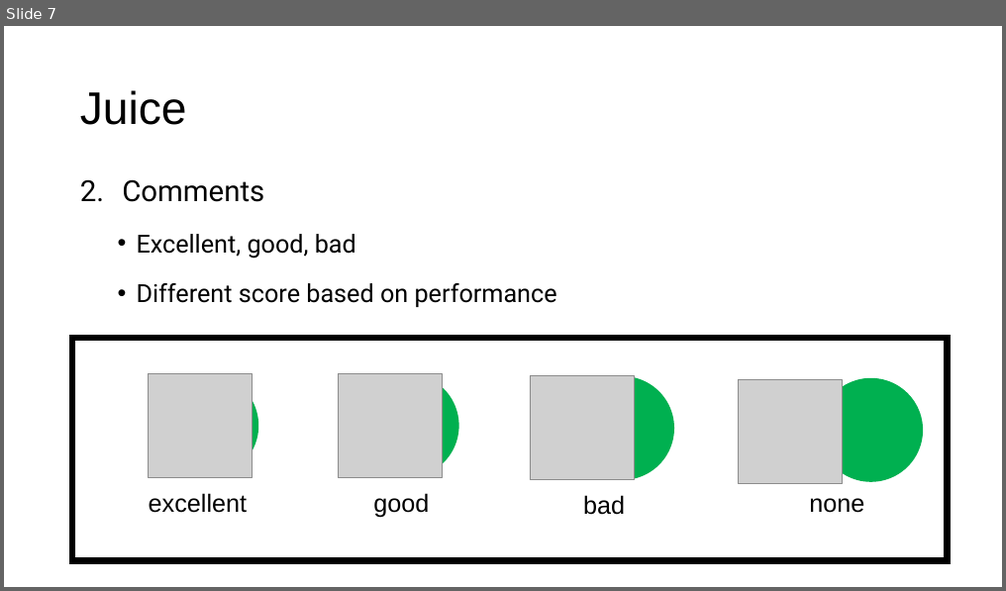
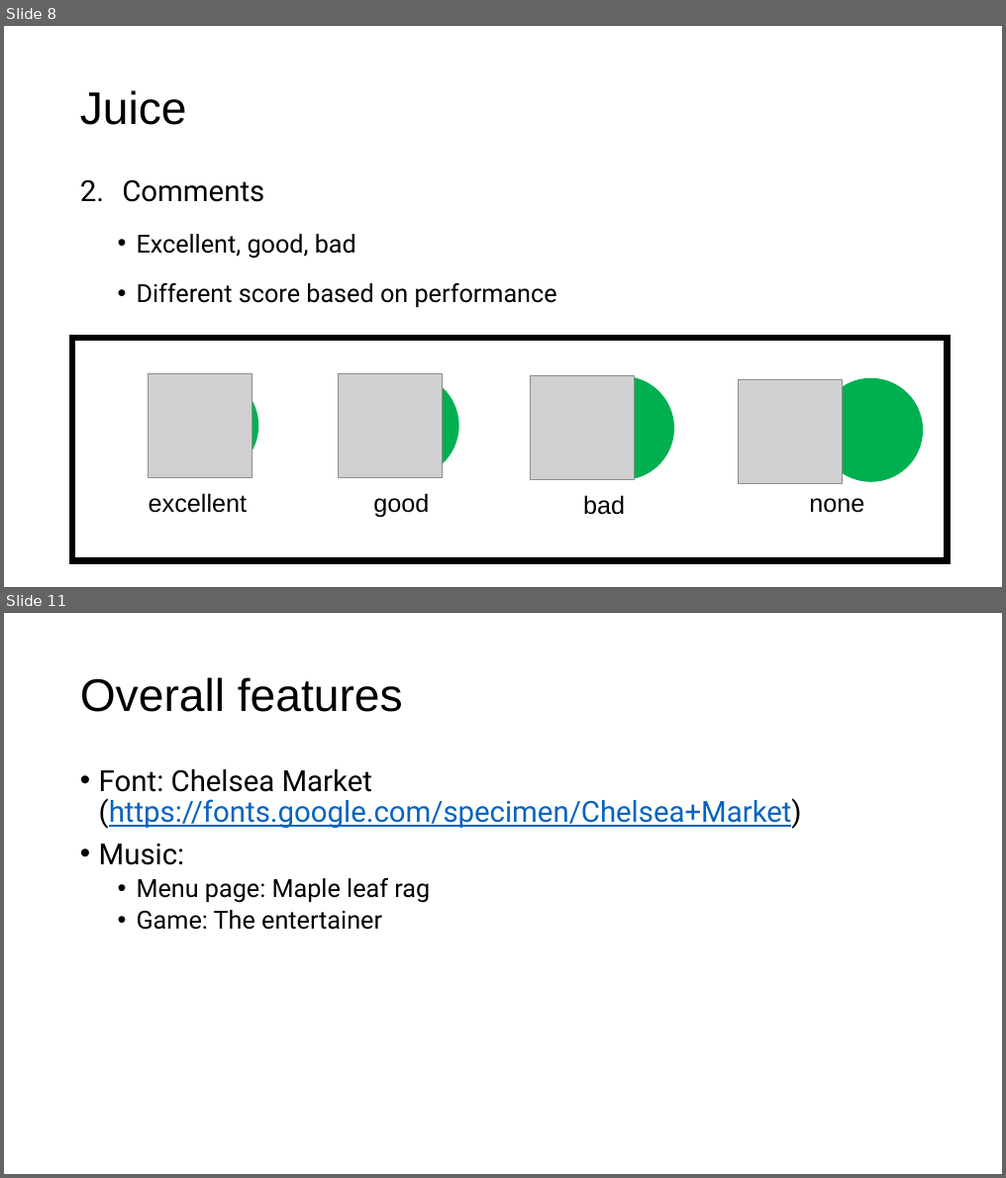
Before and after one commit to dheamariesta/dance-dance-revolution, a slide deck: Dance Dance Revolution.pptx. Shown one above the other, each under a label of ours: slide 7 before the commit, slides 8 and 11 after it; the slides between them are not shown. The pictures are 1006x591 and 1006x1178 pixels, drawn with LibreOffice and Linux fonts; fonts in the diff are those of the drawing; grey boxes stand for pictures. Boxes give left, top, right and bottom in pixels: in the first picture for what was removed or moved away, otherwise in the second. Text is boxed around its words. In the diff, an @@ line names an element or a change of style, - is before the commit and + after.

```diff
--- a/Dance Dance Revolution.pptx
+++ b/Dance Dance Revolution.pptx
@@ slide 11 added at <box>4,613,1002,1174</box>, background #FFFFFF @@
@@ title added at <box>80,677,403,712</box>, 44 pt, text #000000 @@
+Overall features
@@ text added at <box>99,769,802,930</box>, 28 pt, text #000000 @@
+• Font: Chelsea Market (https://fonts.google.com/specimen/Chelsea+Market)
+• Music:
+  • Menu page: Maple leaf rag
+  • Game: The entertainer
@@ what was slide 7 is now slide 8 @@
```
Also in this commit, not shown: 3 other slides added, 10 other files.
